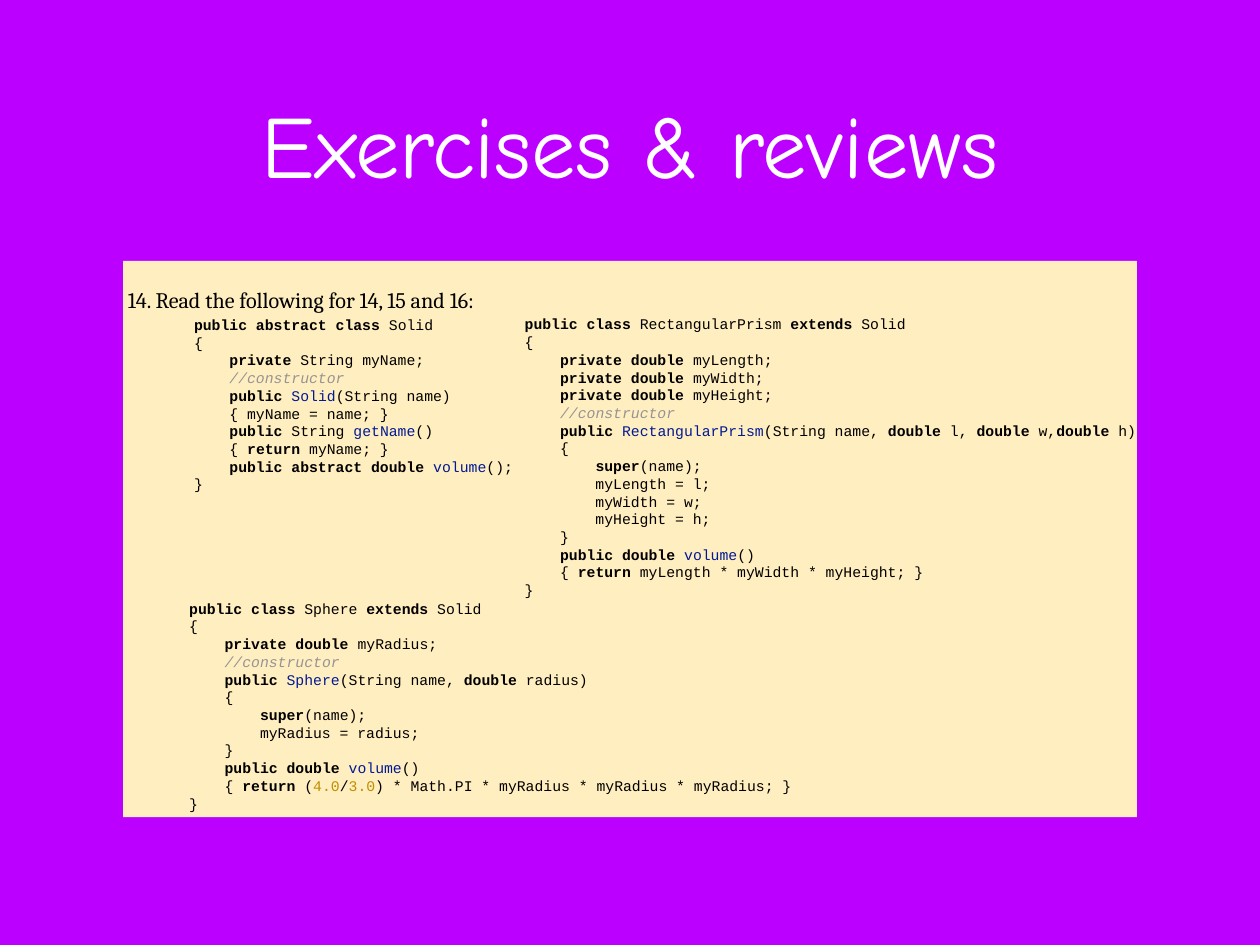
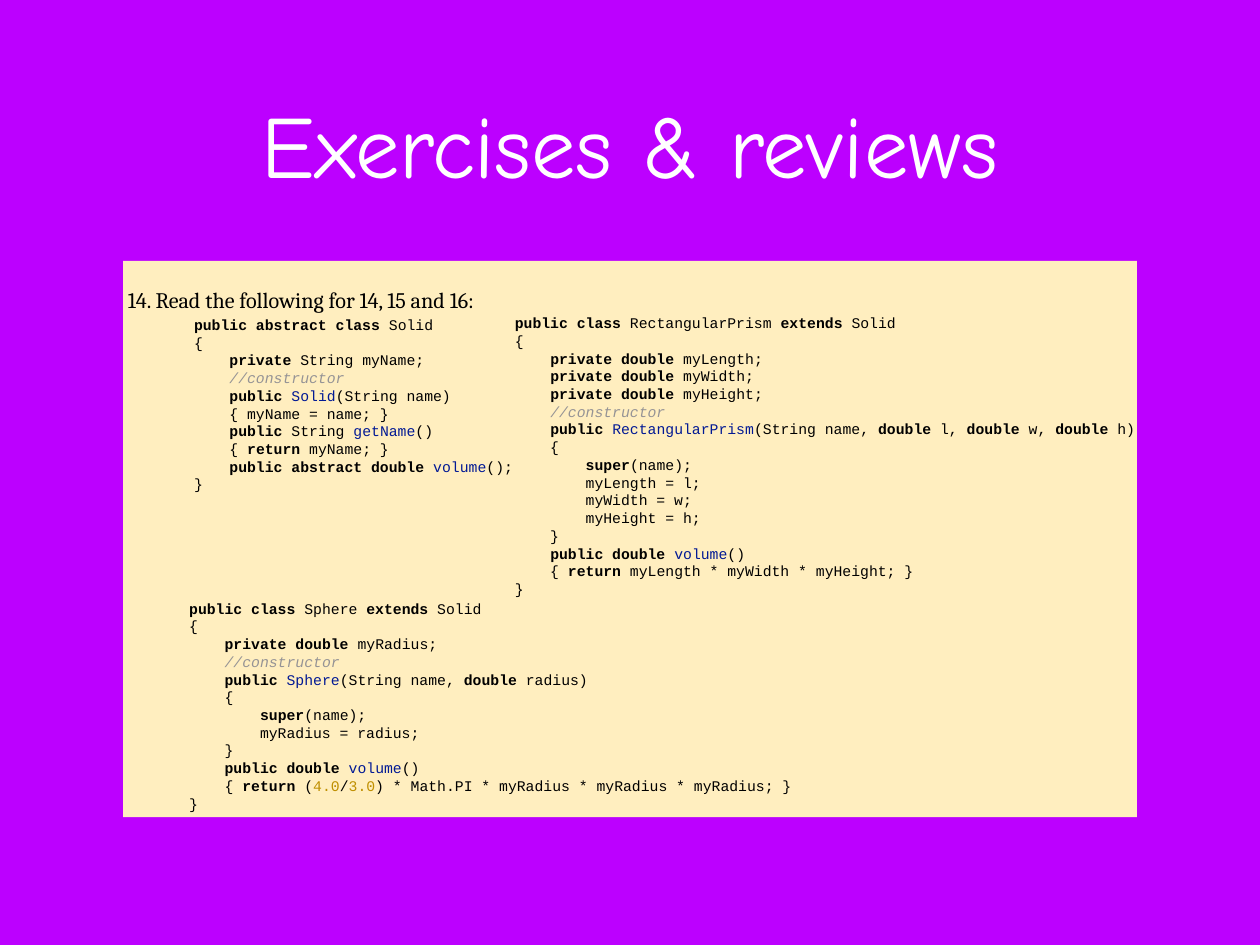
Before and after one commit to difficultcho/AP-A-2018.01.27--, a slide deck: slide 184 of AP计算机A-2018.01.27-张淼.pptx (slide 183 before the commit). Drawn at 1260x945 pixels with LibreOffice and Linux fonts; fonts in the diff are those of the drawing; background and template pictures are left out. Boxes give left, top, right and bottom in pixels: in the first picture for what was removed or moved away, otherwise in the second. Text is boxed around its words. In the diff, an @@ line names an element or a change of style, - is before the commit and + after.

```diff
--- a/AP计算机A-2018.01.27-张淼.pptx
+++ b/AP计算机A-2018.01.27-张淼.pptx
@@ text "public class RectangularPrism extends Solid": place and size @@
-text "public class RectangularPrism extends Solid" at [525,319,1136,580]
+text "public class RectangularPrism extends Solid" at [515,317,1135,579]
@@ text at [550,424,1135,437]: spaces changed @@
-public RectangularPrism(String name, double l, double w,double h)
+public RectangularPrism(String name, double l, double w, double h)
```
Also in this commit, not shown: 42 other slides changed, 1 slide added.
